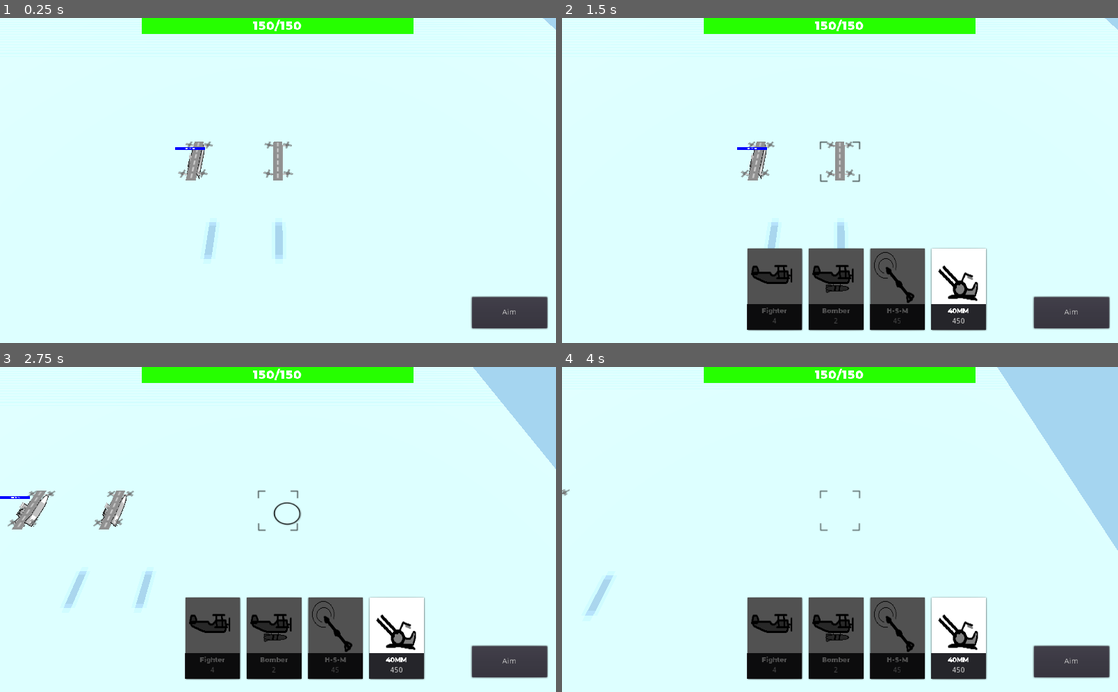
Above: before the commit, frames 1-4 (two rows, left to right).
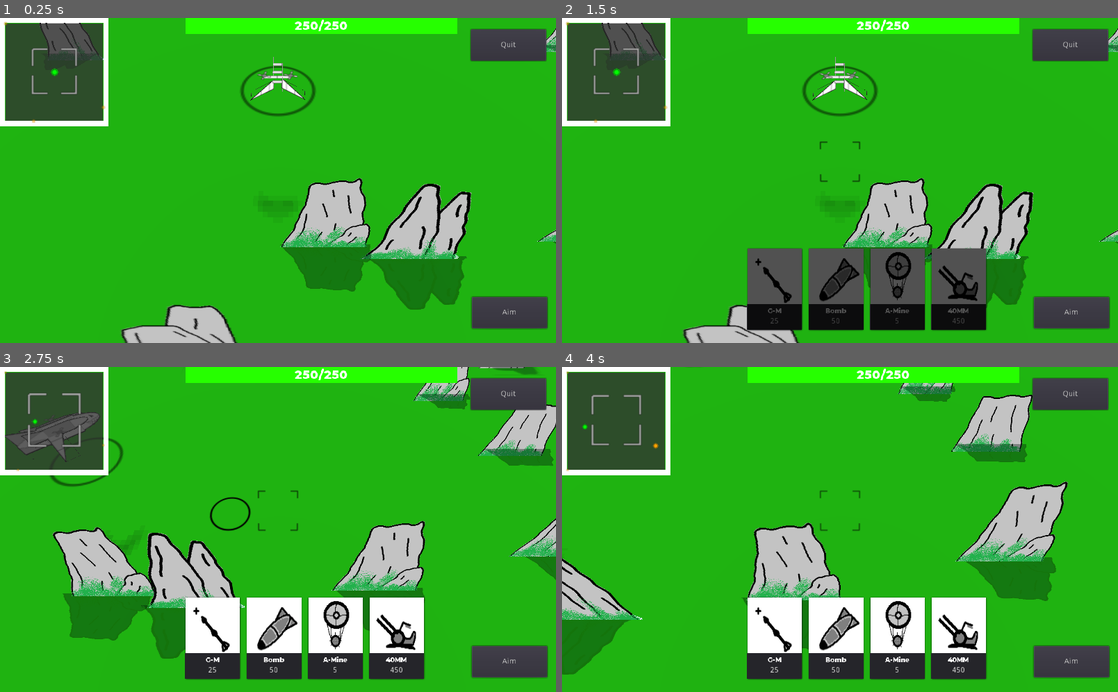
Above: after the commit, the same moments.

Repository: renosyah/sky-fortress
Game: Godot game, scene res://map/test/test.tscn
Same seed, same stepped clock (60 frames per second), same inputs: the game is played once before the commit and once after it. Before the commit the project starts from res://map/multi-player/client/battle.tscn.
Inputs (mouse positions are in pixels of both pictures, inside the frame that each line leads up to):
- Up to frame 1 (0.25 s): no input
- Up to frame 2 (1.5 s): click "Aim" at 0.5 s; click (773, 291) at 1.27 s
- Up to frame 3 (2.75 s): move the mouse to (400, 513) at 2.02 s; press the mouse at (400, 513) at 2.03 s; hold Right (ui_right) from 2.03 s (still down)
- Up to frame 4 (4 s): release Right (ui_right) at 2.75 s; release the mouse at (962, 513) at 2.75 s; drag from (728, 545) to (812, 594) at 2.77 s; move the mouse to (895, 458) at 3.52 s; hold Right (ui_right) from 3.53 s (still down); tap Mouse wheel up (scroll_up) at 3.6 s

The runs differ from the first frame. In frame 1, 97% of the frame differs, in the area x 0-100%, y 0-100%; in frame 2, 91%; in frame 3, 94%; in frame 4, 94%.

Commit message:
add check if network peer is assign

Diff:
--- a/project.godot
+++ b/project.godot
@@ -117,7 +117,7 @@
 [application]
 
 config/name="sky-fortress"
-run/main_scene="res://map/multi-player/client/battle.tscn"
+run/main_scene="res://map/test/test.tscn"
 config/icon="res://icon.png"
 
 [autoload]
--- a/scene/ships/Ship.gd
+++ b/scene/ships/Ship.gd
@@ -85,7 +85,7 @@
 	if not waypoint:
 		return
 
-	if is_network_master():
+	if get_tree().network_peer and is_network_master():
 		rset_unreliable("_puppet_translation", translation)
 		rset_unreliable("_puppet_rotation", rotation)
 
@@ -127,7 +127,11 @@
 ###############################################################
 
 func make_ready():
-	rpc("_make_ready")
+	if get_tree().network_peer:
+		rpc("_make_ready")
+		return
+
+	_make_ready()
 
 # Called when the node enters the scene tree for the first time.
 func _ready():
@@ -163,13 +167,25 @@
 	pass
 
 func take_damage(damage):
-	rpc("_take_damage",damage)
+	if get_tree().network_peer:
+		rpc("_take_damage",damage)
+		return
+
+	_take_damage(damage)
 
 func destroy():
-	rpc("_destroy")
+	if get_tree().network_peer:
+		rpc("_destroy")
+		return
+
+	_destroy()
 
 func shot(weapon_index : int):
-	rpc("_shot", weapon_index, "weapon-" + str(GDUUID.v4()))
+	if get_tree().network_peer:
+		rpc("_shot", weapon_index, "weapon-" + str(GDUUID.v4()))
+		return
+
+	_shot(weapon_index, "weapon-" + str(GDUUID.v4()))
 
 func _launch(weapon_index : int, name : String):
 	if destroyed:
@@ -274,7 +290,12 @@
 		emit_signal("on_spawning_weapon", projectile)
 
 func restock_ammo(weapon_slot : int, ammo_restock : float):
-	rpc("_restock_ammo",weapon_slot, ammo_restock)
+	if get_tree().network_peer:
+		rpc("_restock_ammo",weapon_slot, ammo_restock)
+		return
+
+	_restock_ammo(weapon_slot, ammo_restock)
+
 
 func play_sound(path : String):
 	pass
@@ -287,7 +308,7 @@
 	check_weapon_status()
 
 	# is a puppet
-	if not is_network_master():
+	if get_tree().network_peer and not is_network_master():
 		rotation.x = lerp_angle(rotation.x, _puppet_rotation.x, delta * 5)
 		rotation.y = lerp_angle(rotation.y, _puppet_rotation.y, delta * 5)
 		rotation.z = lerp_angle(rotation.z, _puppet_rotation.z, delta * 5)
--- a/scene/weapons/controlled/AirPlane.gd
+++ b/scene/weapons/controlled/AirPlane.gd
@@ -33,7 +33,7 @@
 	if destroyed:
 		return
 
-	if is_network_master():
+	if get_tree().network_peer and is_network_master():
 		rset_unreliable("_puppet_translation", translation)
 		rset_unreliable("_puppet_rotation", rotation)
 
@@ -85,7 +85,7 @@
 		return
 
 	# is a puppet
-	if not is_network_master():
+	if get_tree().network_peer and not is_network_master():
 		rotation.x = lerp_angle(rotation.x, _puppet_rotation.x, delta * 5)
 		rotation.y = lerp_angle(rotation.y, _puppet_rotation.y, delta * 5)
 		rotation.z = lerp_angle(rotation.z, _puppet_rotation.z, delta * 5)
@@ -98,10 +98,18 @@
 
 
 func take_damage(damage):
-	rpc("_take_damage", damage)
+	if get_tree().network_peer:
+		rpc("_take_damage", damage)
+		return
+
+	_take_damage(damage)
 
 func falling():
-	rpc("_falling")
+	if get_tree().network_peer:
+		rpc("_falling")
+		return
+
+	_falling()
 
 func update_course():
 	if is_instance_valid(_target):
@@ -116,7 +124,12 @@
 	get_parent().add_child(explosive)
 	explosive.translation = translation
 	explosive.scale = Vector3.ONE * 10
-	rpc("clean_it")
+
+	if get_tree().network_peer:
+		rpc("clean_it")
+		return
+
+	clean_it()
 
 func spawn_small_explosive_on_damage():
 	var explosive = preload("res://assets/explosive/explosive.tscn").instance()
@@ -141,4 +154,8 @@
 	if body.has_method("restock_ammo"):
 		body.restock_ammo(weapon_slot, ammo_restock)
 
-	rpc("clean_it")
+	if get_tree().network_peer:
+		rpc("clean_it")
+		return
+
+	clean_it()
--- a/scene/weapons/controlled/biplane-bomber/biplane_bomber.gd
+++ b/scene/weapons/controlled/biplane-bomber/biplane_bomber.gd
@@ -66,7 +66,7 @@
 func _process(delta):
 	._process(delta)
 
-	if not is_network_master():
+	if get_tree().network_peer and not is_network_master():
 		return
 
 	if is_instance_valid(_target) and not _mission_over:
@@ -112,4 +112,8 @@
 
 
 func deliver_payload():
-	rpc("_deliver_payload")
+	if get_tree().network_peer:
+		rpc("_deliver_payload")
+		return
+
+	_deliver_payload()
--- a/scene/weapons/controlled/biplane/biplane.gd
+++ b/scene/weapons/controlled/biplane/biplane.gd
@@ -57,7 +57,7 @@
 func _process(delta):
 	._process(delta)
 
-	if not is_network_master():
+	if get_tree().network_peer and not is_network_master():
 		return
 
 	if is_instance_valid(_target) and not _mission_over:
